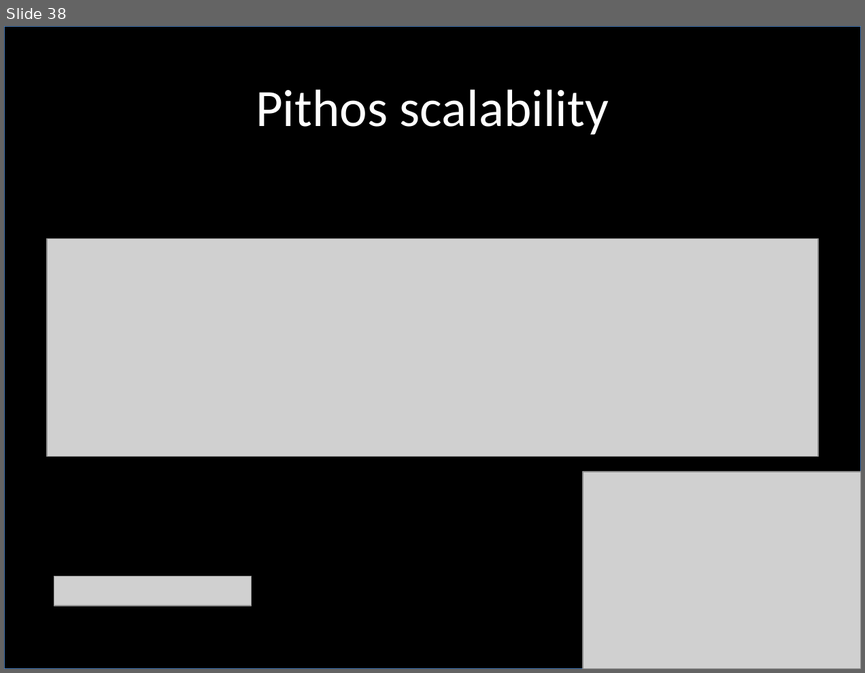
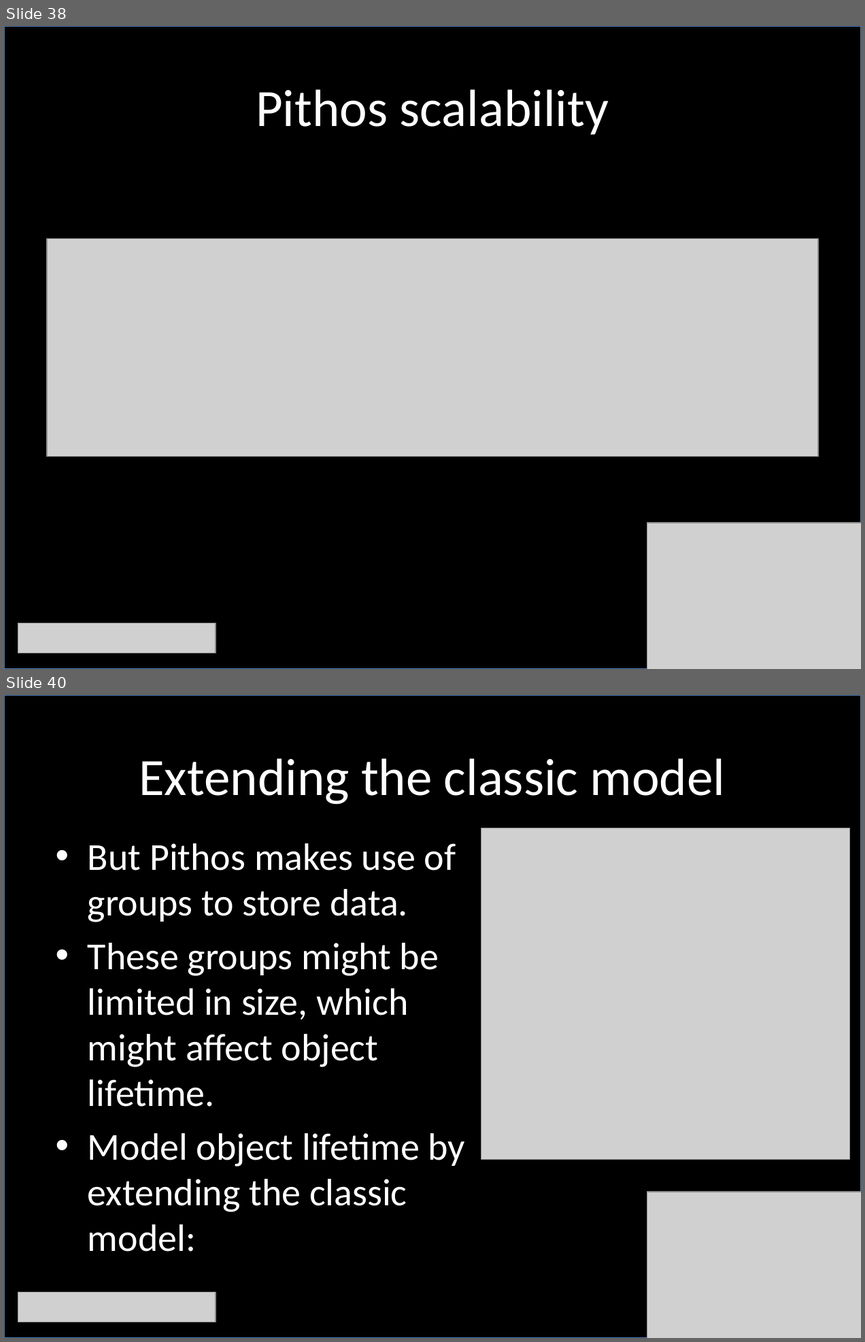
Before and after one commit to jsgilmore/pithos, a slide deck: thesis/phd_talk/PhD_talk.pptx. Shown one above the other, each under a label of ours: slide 38 before the commit, slides 38 and 40 after it; the slides between them are not shown. The pictures are 865x673 and 865x1342 pixels, drawn with LibreOffice and Linux fonts; fonts in the diff are those of the drawing; grey boxes stand for pictures. Boxes give left, top, right and bottom in pixels: in the first picture for what was removed or moved away, otherwise in the second. Text is boxed around its words. In the diff, an @@ line names an element or a change of style, - is before the commit and + after.

```diff
--- a/thesis/phd_talk/PhD_talk.pptx
+++ b/thesis/phd_talk/PhD_talk.pptx
@@ slide 40 added at [4,695,861,1338], background #FFFFFF @@
@@ rectangle added at [4,695,861,1338], fill #000000, outline #4A7EBB 0.75 pt @@
@@ title added at [139,758,725,804], 44 pt, text #FFFFFF @@
+Extending the classic model
@@ picture added at [481,828,850,1159] @@
@@ text added at [88,843,466,1212], 32 pt, text #FFFFFF @@
+• But Pithos makes use of groups to store data.
+• These groups might be limited in size, which might affect object lifetime.
+• Model object lifetime by extending the classic model:
@@ picture added at [647,1191,861,1338] @@
@@ picture added at [18,1292,215,1322] @@
@@ slide 38 changed as well @@
@@ picture: place and size @@
-picture at [582,471,861,669]
+picture at [647,522,861,669]
@@ picture: place and size @@
-picture at [54,576,251,606]
+picture at [18,623,215,653]
```
Also in this commit, not shown: 36 other slides changed, 7 other slides added.
